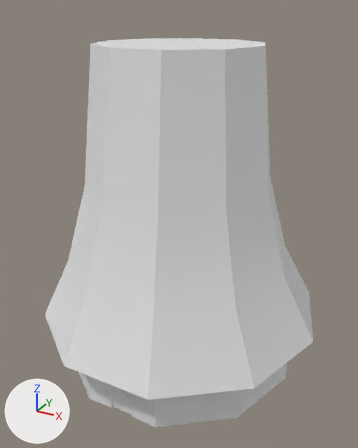
What one commit did to the FBX model Assets/Art/Molens/Molen-parts/Oude(Base)(2).fbx.
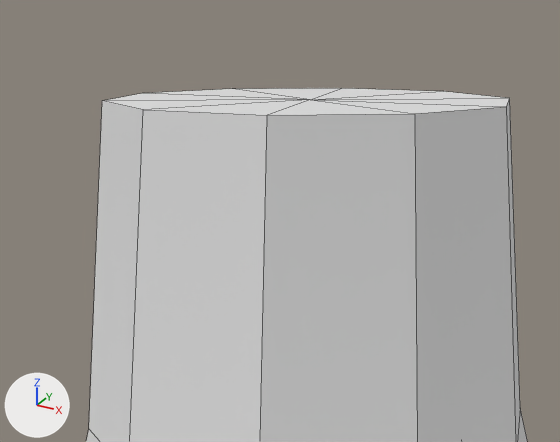
Each version appears first whole from a 50 mm lens placed at (8.35, -15.41, 13.28), pointed at (0.05, -0.31, 5.73), and next in a close-up on the part from 13% to 80% of the width and 0% to 42% of the height. Every picture has the same lights, and +X, +Y and +Z are marked at lower left. The close-ups show mesh edges as thin lines. Where no turn or scale is listed for an object, it has been applied to the vertices.

Objects in the first close-up: 'Molen(Base)(2)'.
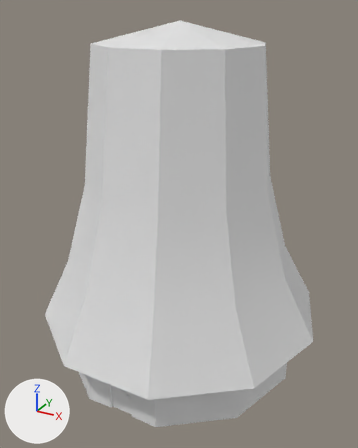
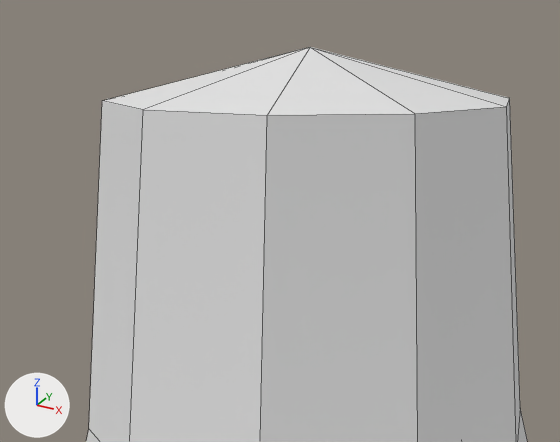
Boxes (x1, y1, x2, y2) around the edits, measured in the close-ups (560 x 442 px; the box of a moved part takes in the faces that stretch with it):
```json
{"object": "Molen(Base)(2)", "change": "reshaped", "before": [86, 88, 527, 442], "after": [86, 47, 527, 442]}
{"part": 1, "of": "me_cylinder_005", "change": "moved or reshaped", "before": [104, 88, 510, 115], "after": [104, 47, 510, 115]}
```

Edits to the scene script, one JSON object a line:
```json
{"block": "me_cylinder_005", "where": "me_cylinder_005.from_pydata(...)  # 110 vertices, 121 faces; spans x -5.45..5.46, y -5.39..5.41, z 0.01..12.17"}
{"block": "me_cylinder_005", "where": "# used by ob_molen_base__2; location = (0.0, 0.0, 0.0)"}
{"block": "me_cylinder_005", "change": "me_cylinder_005 part 1"}
{"op": "set", "path": "me_cylinder_005.vertices[31].co", "old": "(0.01, -0.16, 12.16)", "new": "(0.01, -0.16, 12.85)", "note": "pixel (310, 99) -> pixel (310, 47)"}
```
